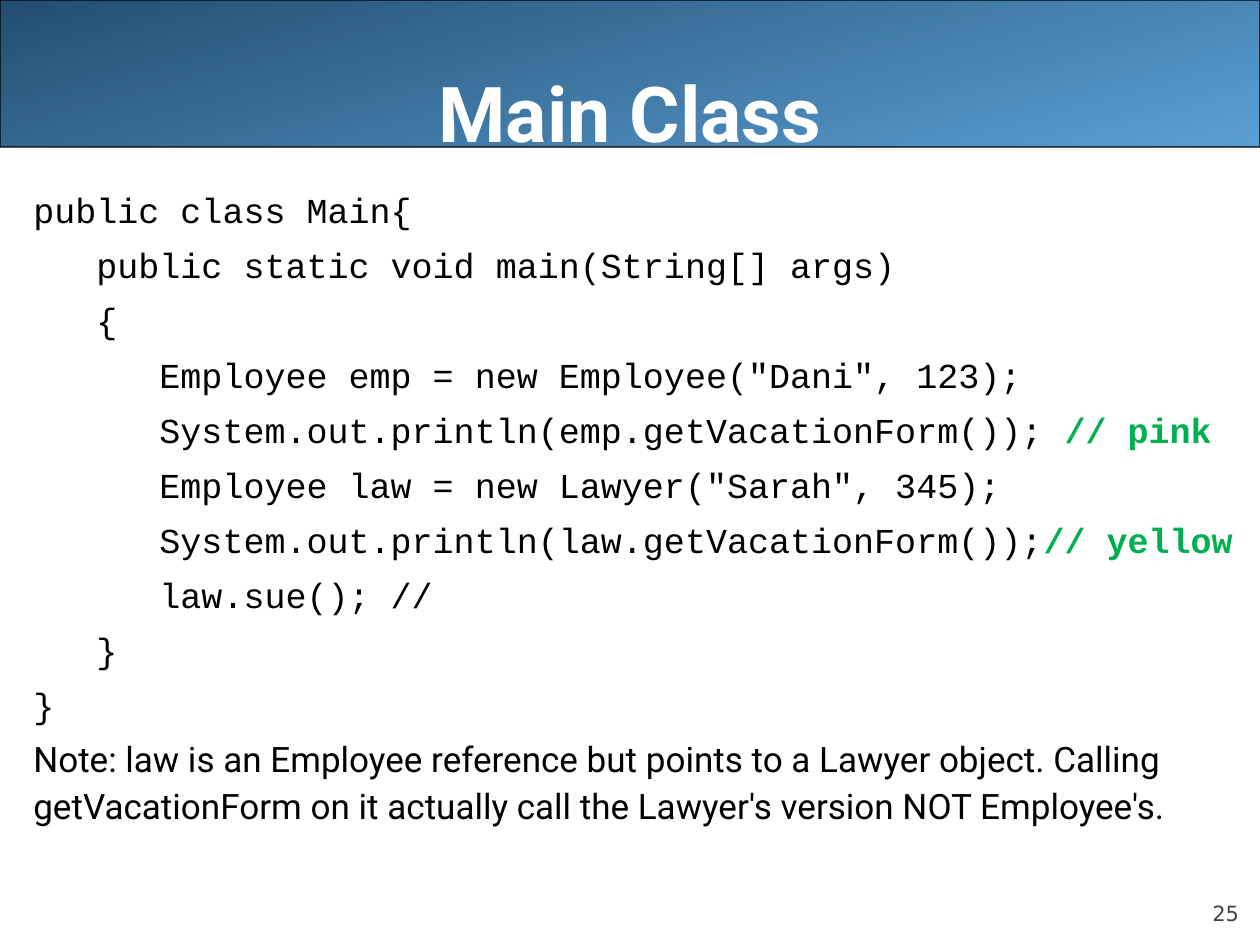
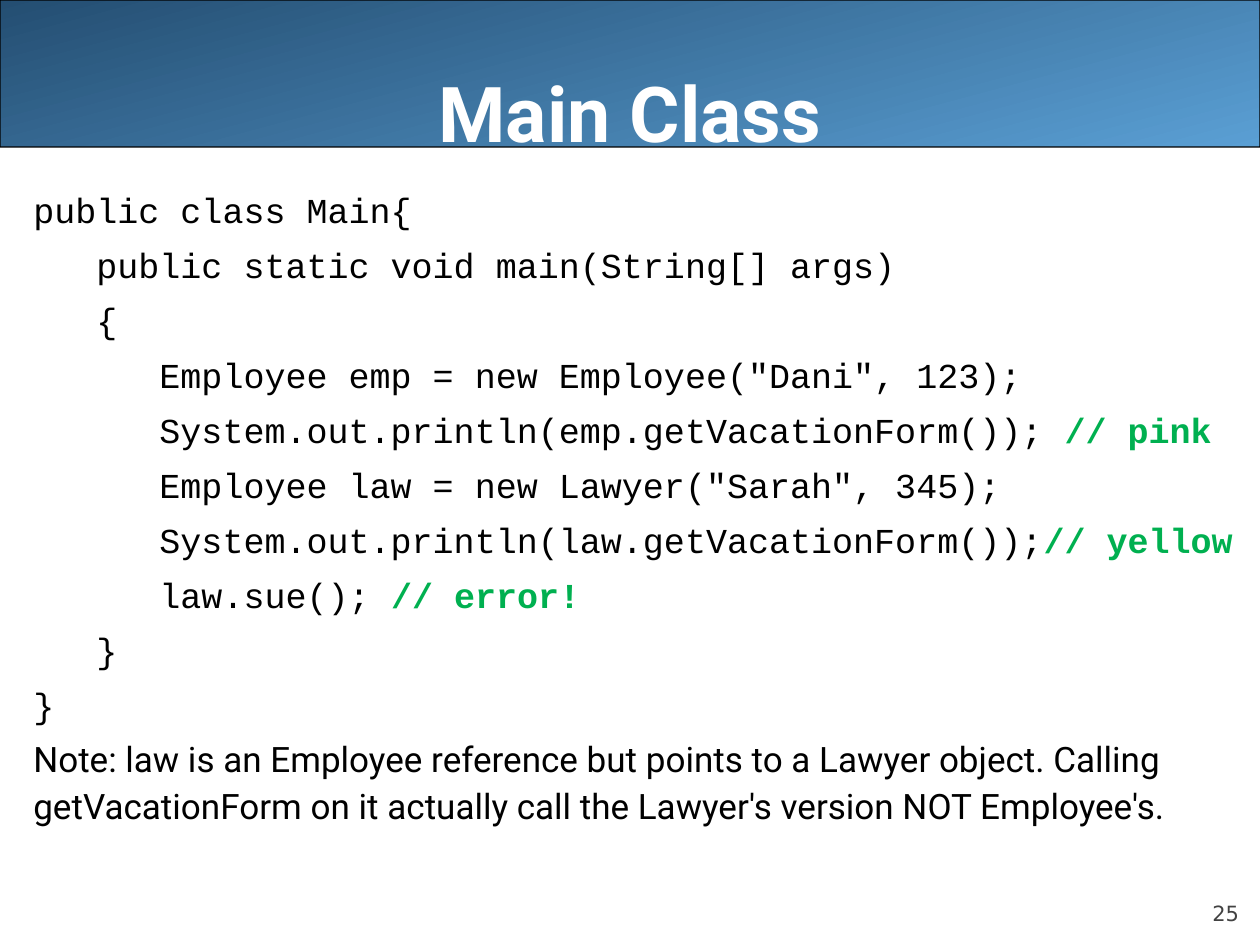
Before and after one commit to LongBaoNguyen/longbaonguyen.github.io, a slide deck: slide 25 of courses/apcsa/lecture21.ppt. Drawn at 1260x945 pixels with LibreOffice and Linux fonts; fonts in the diff are those of the drawing. Boxes give left, top, right and bottom in pixels: in the first picture for what was removed or moved away, otherwise in the second. Text is boxed around its words. In the diff, an @@ line names an element or a change of style, - is before the commit and + after.

```diff
--- a/courses/apcsa/lecture21.ppt
+++ b/courses/apcsa/lecture21.ppt
@@ text at box(159, 583, 580, 616): text changed @@
-law.sue(); //
+law.sue(); // error!
```
Also in this commit, not shown: 1 other slide changed, 1 other file.
